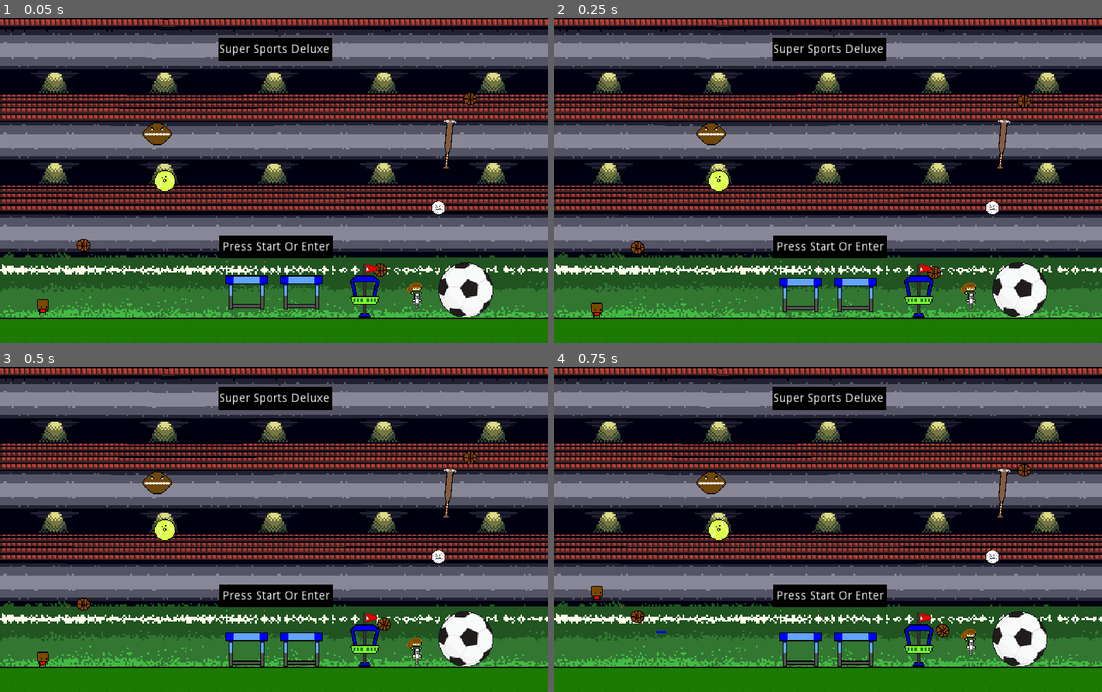
Above: before the commit, frames 1-4 (two rows, left to right).
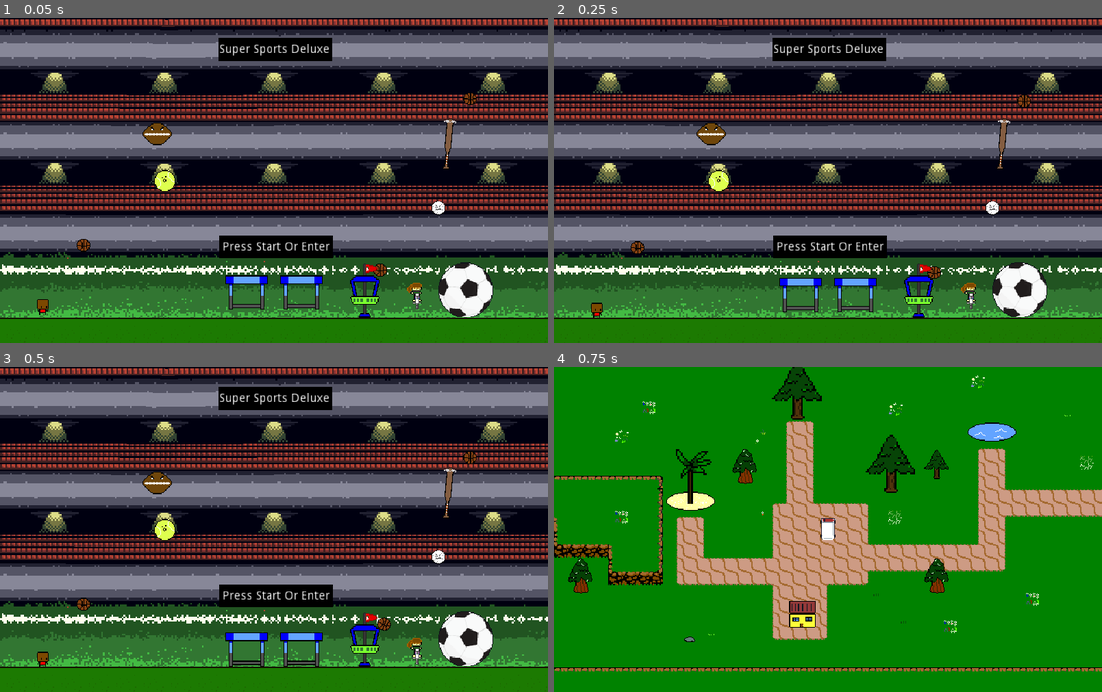
Above: after the commit, the same moments.

Repository: AdamSmif/Sportsball-Adventures
Game: Godot game, scene res://UI/TitleScreen.tscn
The game is run twice, just before and just after one commit, with the same random seed, the same clock (stepped at 60 frames per second) and the same inputs.
Inputs:
- Up to frame 1 (0.05 s): no input
- Up to frame 2 (0.25 s): no input
- Up to frame 3 (0.5 s): no input
- Up to frame 4 (0.75 s): tap Enter at 0.5 s; hold W (up, bound only after the commit) from 0.53 s (still down); tap F (fire, bound only after the commit) at 0.6 s

Frames 1-3 are identical in both runs. In frame 4, 99% of the frame differs, in the area x 0-100%, y 0-100%.

Commit message:
added music and start button

Diff:
--- a/Levels/World.tscn
+++ b/Levels/World.tscn
@@ -7,7 +7,6 @@
 [ext_resource path="res://Assets/Dumbell.tscn" type="PackedScene" id=5]
 [ext_resource path="res://Assets/Hoop.tscn" type="PackedScene" id=6]
 [ext_resource path="res://Assets/Tiles/BeachTile.tscn" type="PackedScene" id=7]
-[ext_resource path="res://Music/Holidayz2.wav" type="AudioStream" id=8]
 [ext_resource path="res://Assets/Timer.gd" type="Script" id=9]
 [ext_resource path="res://Assets/beach.png" type="Texture" id=10]
 [ext_resource path="res://Assets/Basketball.tscn" type="PackedScene" id=11]
@@ -23,7 +22,6 @@
 [ext_resource path="res://PlayersTwoThruEight/GolfballPlayer/GolfballPlayer.tscn" type="PackedScene" id=21]
 [ext_resource path="res://Assets/voxeltest.png" type="Texture" id=22]
 [ext_resource path="res://Assets/pyramidtest.png" type="Texture" id=23]
-[ext_resource path="res://Music/wave_01_cc0-18363__jasinski__alkaibeach.wav" type="AudioStream" id=24]
 [ext_resource path="res://Assets/Ocean/Ocean.tscn" type="PackedScene" id=25]
 [ext_resource path="res://Assets/Clouds.tscn" type="PackedScene" id=26]
 
@@ -47,30 +45,27 @@
 
 [node name="Ocean" parent="." instance=ExtResource( 25 )]
 position = Vector2( 303.263, 526.705 )
-frame = 2
 
 [node name="Ocean2" parent="." instance=ExtResource( 25 )]
 position = Vector2( 559.074, 526.523 )
-frame = 1
+frame = 2
 
 [node name="Ocean3" parent="." instance=ExtResource( 25 )]
 position = Vector2( 812.435, 526.523 )
+frame = 1
 
 [node name="Ocean7" parent="." instance=ExtResource( 25 )]
 position = Vector2( 1069.43, 526.523 )
-frame = 2
 
 [node name="Ocean4" parent="." instance=ExtResource( 25 )]
 position = Vector2( 47.0103, 527.286 )
-frame = 2
 
 [node name="Ocean5" parent="." instance=ExtResource( 25 )]
 position = Vector2( -281.99, 527.286 )
-frame = 2
 
 [node name="Ocean6" parent="." instance=ExtResource( 25 )]
 position = Vector2( -537.99, 527.286 )
-frame = 1
+frame = 2
 
 [node name="Sky" type="Sprite" parent="."]
 show_behind_parent = true
@@ -154,7 +149,6 @@
 
 [node name="BeachSound" type="AudioStreamPlayer2D" parent="Player"]
 position = Vector2( 620.694, -485.502 )
-stream = ExtResource( 24 )
 autoplay = true
 
 [node name="Gronkobot" parent="." instance=ExtResource( 14 )]
@@ -255,7 +249,6 @@
 [node name="Music" type="AudioStreamPlayer2D" parent="."]
 position = Vector2( 352, 512 )
 scale = Vector2( 10, 10 )
-stream = ExtResource( 8 )
 autoplay = true
 
 [node name="Soccer" parent="." instance=ExtResource( 18 )]
--- a/project.godot
+++ b/project.godot
@@ -40,34 +40,32 @@
 "deadzone": 0.5,
 "events": [ Object(InputEventKey,"resource_local_to_scene":false,"resource_name":"","device":0,"alt":false,"shift":false,"control":false,"meta":false,"command":false,"pressed":false,"scancode":68,"unicode":0,"echo":false,"script":null)
 , Object(InputEventJoypadMotion,"resource_local_to_scene":false,"resource_name":"","device":0,"axis":0,"axis_value":1.0,"script":null)
-, Object(InputEventJoypadButton,"resource_local_to_scene":false,"resource_name":"","device":0,"button_index":15,"pressure":0.0,"pressed":false,"script":null)
  ]
 }
 left_1={
 "deadzone": 0.5,
 "events": [ Object(InputEventKey,"resource_local_to_scene":false,"resource_name":"","device":0,"alt":false,"shift":false,"control":false,"meta":false,"command":false,"pressed":false,"scancode":65,"unicode":0,"echo":false,"script":null)
-, Object(InputEventJoypadMotion,"resource_local_to_scene":false,"resource_name":"","device":0,"axis":0,"axis_value":-1.0,"script":null)
-, Object(InputEventJoypadButton,"resource_local_to_scene":false,"resource_name":"","device":0,"button_index":14,"pressure":0.0,"pressed":false,"script":null)
  ]
 }
-up_1={
+up={
 "deadzone": 0.5,
 "events": [ Object(InputEventKey,"resource_local_to_scene":false,"resource_name":"","device":0,"alt":false,"shift":false,"control":false,"meta":false,"command":false,"pressed":false,"scancode":87,"unicode":0,"echo":false,"script":null)
-, Object(InputEventJoypadButton,"resource_local_to_scene":false,"resource_name":"","device":0,"button_index":0,"pressure":0.0,"pressed":false,"script":null)
-, Object(InputEventJoypadButton,"resource_local_to_scene":false,"resource_name":"","device":0,"button_index":12,"pressure":0.0,"pressed":false,"script":null)
  ]
 }
-down_1={
+down={
 "deadzone": 0.5,
 "events": [ Object(InputEventKey,"resource_local_to_scene":false,"resource_name":"","device":0,"alt":false,"shift":false,"control":false,"meta":false,"command":false,"pressed":false,"scancode":83,"unicode":0,"echo":false,"script":null)
-, Object(InputEventJoypadMotion,"resource_local_to_scene":false,"resource_name":"","device":0,"axis":1,"axis_value":1.0,"script":null)
-, Object(InputEventJoypadButton,"resource_local_to_scene":false,"resource_name":"","device":0,"button_index":13,"pressure":0.0,"pressed":false,"script":null)
  ]
 }
-fire_1={
+fire={
 "deadzone": 0.5,
 "events": [ Object(InputEventKey,"resource_local_to_scene":false,"resource_name":"","device":0,"alt":false,"shift":false,"control":false,"meta":false,"command":false,"pressed":false,"scancode":70,"unicode":0,"echo":false,"script":null)
-, Object(InputEventJoypadButton,"resource_local_to_scene":false,"resource_name":"","device":0,"button_index":1,"pressure":0.0,"pressed":false,"script":null)
+ ]
+}
+start_1={
+"deadzone": 0.5,
+"events": [ Object(InputEventKey,"resource_local_to_scene":false,"resource_name":"","device":0,"alt":false,"shift":false,"control":false,"meta":false,"command":false,"pressed":false,"scancode":16777221,"unicode":0,"echo":false,"script":null)
+, Object(InputEventJoypadButton,"resource_local_to_scene":false,"resource_name":"","device":0,"button_index":11,"pressure":0.0,"pressed":false,"script":null)
  ]
 }
 
Not shown: 1 places in Levels/World.tscn that only renumber resources
Not shown, added: Music/Goodnight Mom _ Dad.wav.import
Not shown, changed: .DS_Store
Not shown, added: Music/Goodnight Mom _ Dad.mp3
